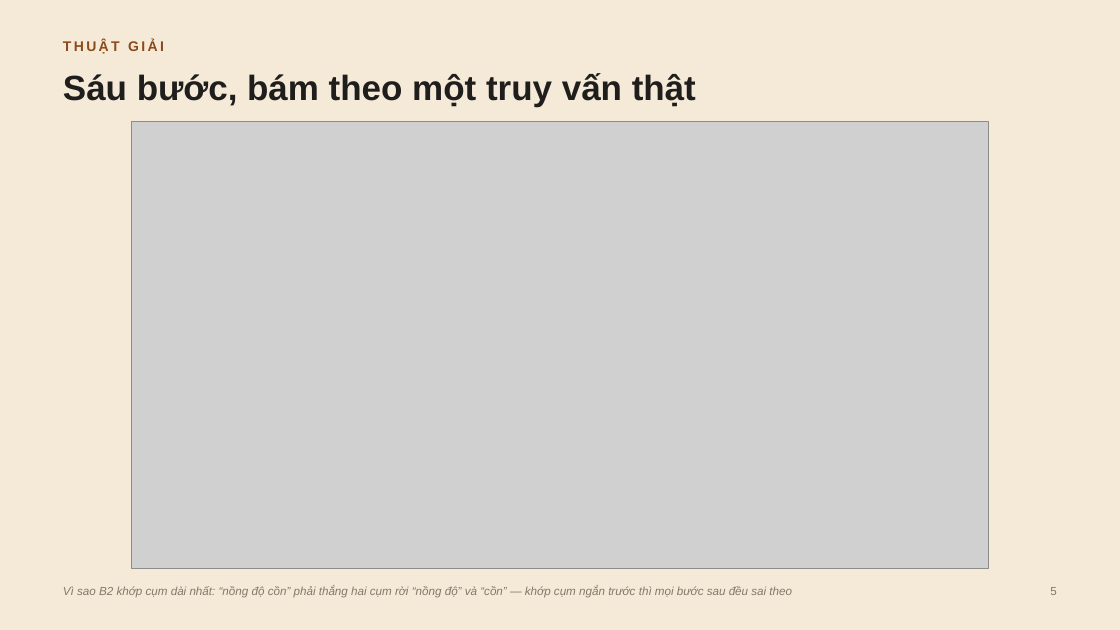
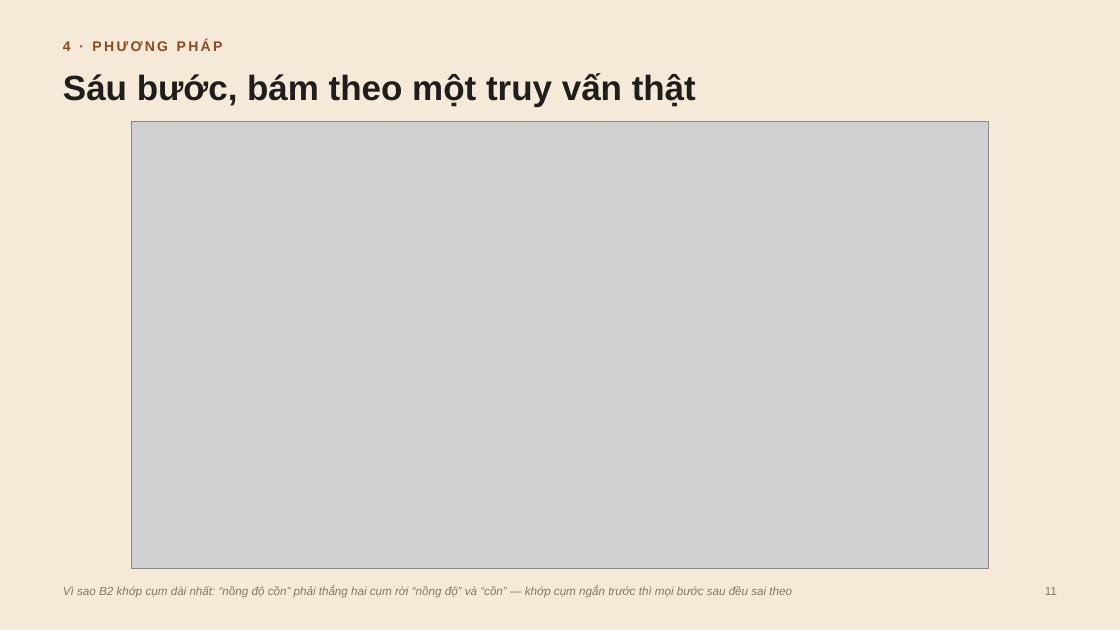
Before and after one commit to minhdang900/uit-traffic-law-lookup-system, a slide deck: slide 11 of docs/Slide_Nhom7_CS106.pptx (slide 5 before the commit). Drawn at 1120x630 pixels with LibreOffice and Linux fonts; fonts in the diff are those of the drawing; grey boxes stand for pictures. Boxes give left, top, right and bottom in pixels: in the first picture for what was removed or moved away, otherwise in the second. Text is boxed around its words. In the diff, an @@ line names an element or a change of style, - is before the commit and + after.

```diff
--- a/docs/Slide_Nhom7_CS106.pptx
+++ b/docs/Slide_Nhom7_CS106.pptx
@@ text at <box>63,40,223,51</box>: text changed @@
-THUẬT GIẢI
+4 · PHƯƠNG PHÁP
@@ text at <box>1045,587,1057,595</box>: text changed @@
-5
+11
```
Also in this commit, not shown: 9 other slides changed, 10 slides added, 17 other files.
